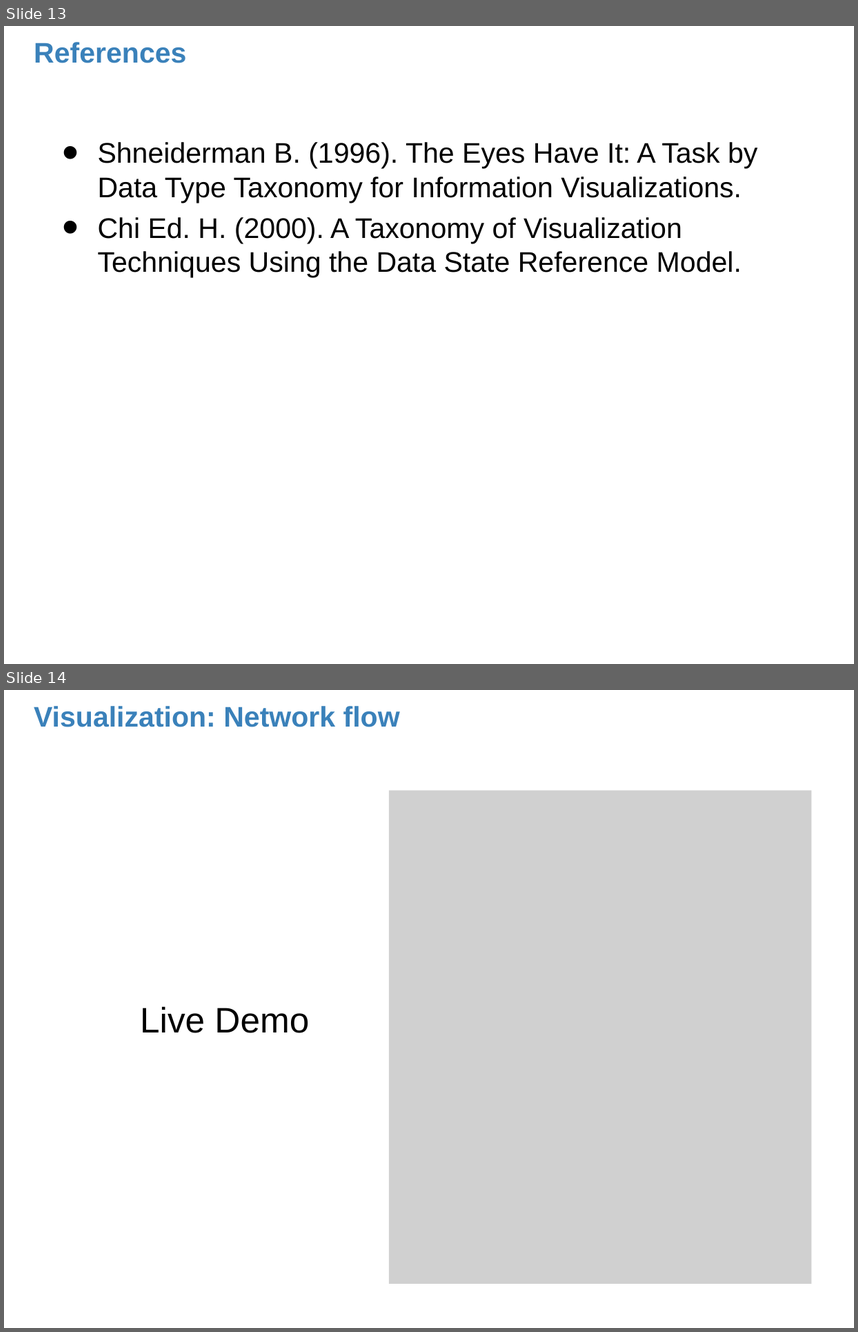
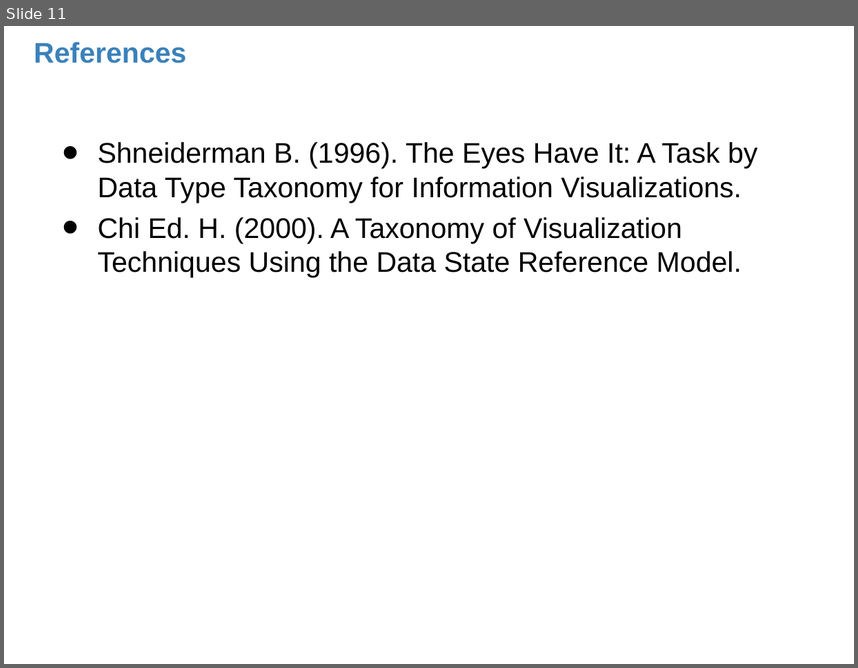
Before and after one commit to advancedrendering/project, a slide deck: ExtraBees2/doc/final presentation/datavisualization extrabees.pptx. Shown one above the other, each under a label of ours: slides 13 and 14 before the commit, slide 11 after it. The pictures are 858x1332 and 858x668 pixels, drawn with LibreOffice and Linux fonts; fonts in the diff are those of the drawing; grey boxes stand for pictures; background and template pictures are left out. Boxes give left, top, right and bottom in pixels: in the first picture for what was removed or moved away, otherwise in the second. Text is boxed around its words. In the diff, an @@ line names an element or a change of style, - is before the commit and + after.

```diff
--- a/ExtraBees2/doc/final presentation/datavisualization extrabees.pptx
+++ b/ExtraBees2/doc/final presentation/datavisualization extrabees.pptx
@@ slide 14 removed at <box>4,690,854,1328</box>, background picture (left out) @@
@@ title removed at <box>34,706,400,727</box> @@
-Visualization: Network flow
@@ picture removed at <box>389,790,811,1283</box> @@
@@ text removed at <box>140,1006,309,1033</box> @@
-Live Demo
@@ what was slide 13 is now slide 11 @@
```
Also in this commit, not shown: 2 slides changed, 1 other slide removed, 2 other files.
